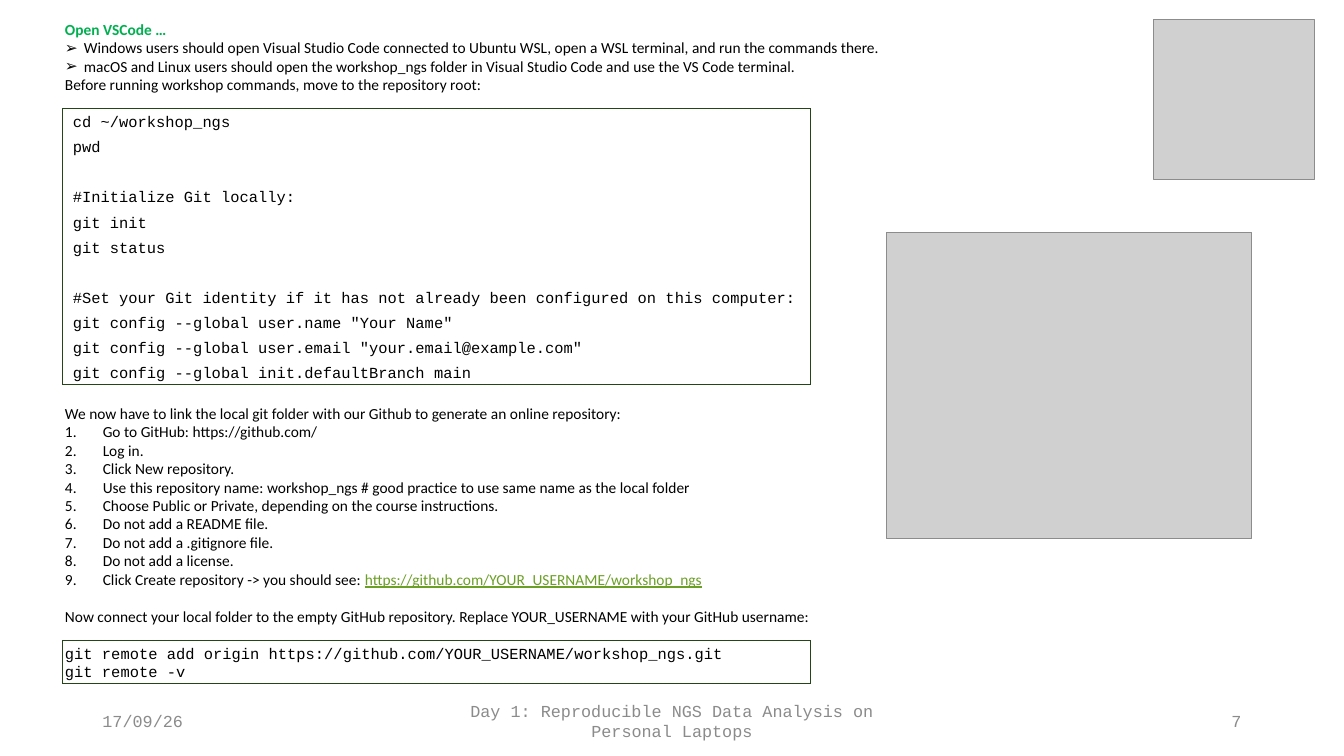
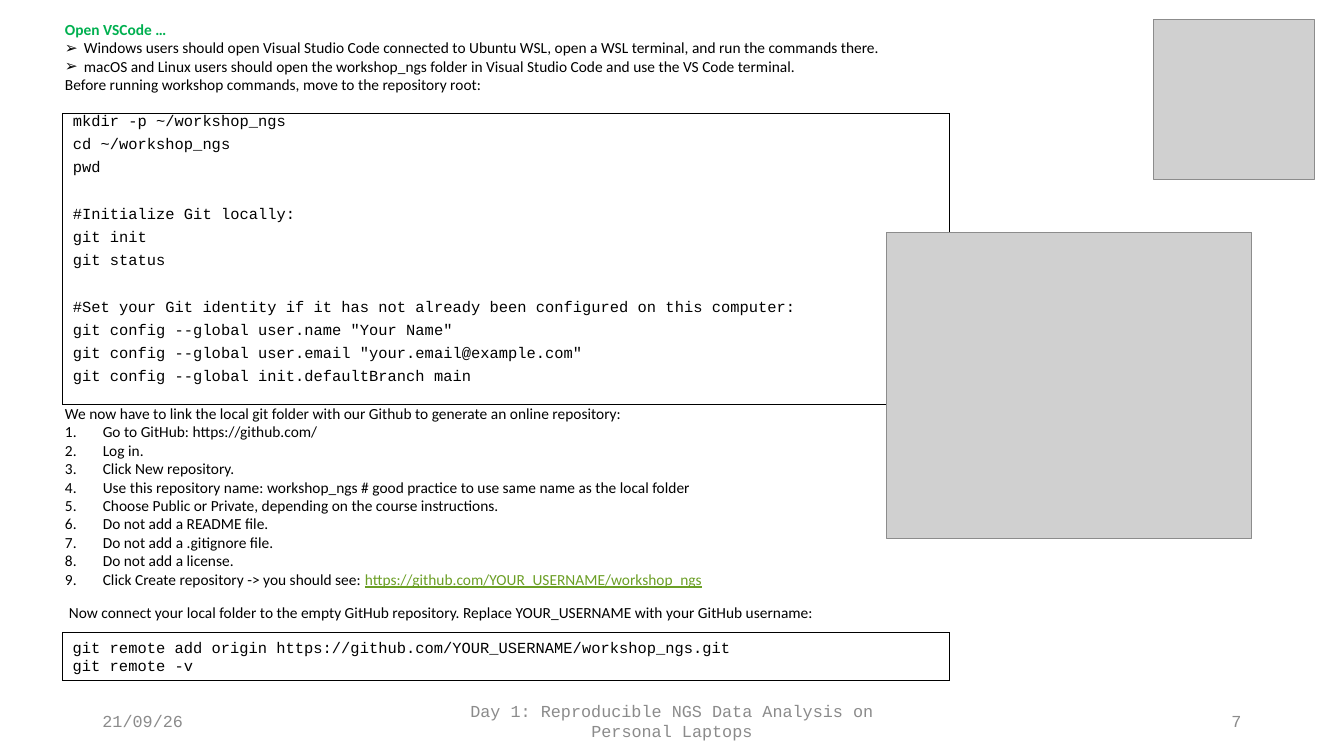
Before and after one commit to fgualdr/reproducible-ngs-workshop, a slide deck: slide 8 of power_point/Day1.pptx. Drawn at 1344x756 pixels with LibreOffice and Linux fonts; fonts in the diff are those of the drawing; grey boxes stand for pictures. Boxes give left, top, right and bottom in pixels: in the first picture for what was removed or moved away, otherwise in the second. Text is boxed around its words. In the diff, an @@ line names an element or a change of style, - is before the commit and + after.

```diff
--- a/power_point/Day1.pptx
+++ b/power_point/Day1.pptx
@@ text "mkdir -p ~/workshop_ngs": place and size @@
-text "mkdir -p ~/workshop_ngs" at box(73, 116, 795, 381)
+text "mkdir -p ~/workshop_ngs" at box(63, 114, 949, 404)
@@ text "mkdir -p ~/workshop_ngs" at box(63, 114, 949, 404): outline none to #000000 0.75 pt @@
@@ rectangle removed at box(63, 109, 811, 385) @@
@@ text at box(73, 115, 286, 130): paragraph added @@
+mkdir -p ~/workshop_ngs
@@ text at box(73, 138, 795, 384): line spacing 0.6 to 0.5 @@
@@ text at box(65, 611, 809, 680): paragraphs removed @@
-Now connect your local folder to the empty GitHub repository. Replace YOUR_USERNAME with your GitHub username:
-git remote add origin https://github.com/YOUR_USERNAME/workshop_ngs.git
-git remote -v
@@ text added at box(69, 607, 813, 621), 11 pt, text #000000 @@
+Now connect your local folder to the empty GitHub repository. Replace YOUR_USERNAME with your GitHub username:
@@ rectangle removed at box(63, 640, 811, 684) @@
@@ rectangle added at box(63, 633, 949, 681), outline #000000 0.75 pt, 11 pt, text #000000 @@
+git remote add origin https://github.com/YOUR_USERNAME/workshop_ngs.git
+git remote -v
@@ text at box(102, 715, 183, 727): text changed @@
-17/09/26
+21/09/26
```
Also in this commit, not shown: 35 other slides changed, 1 slide added, 10 other files.
